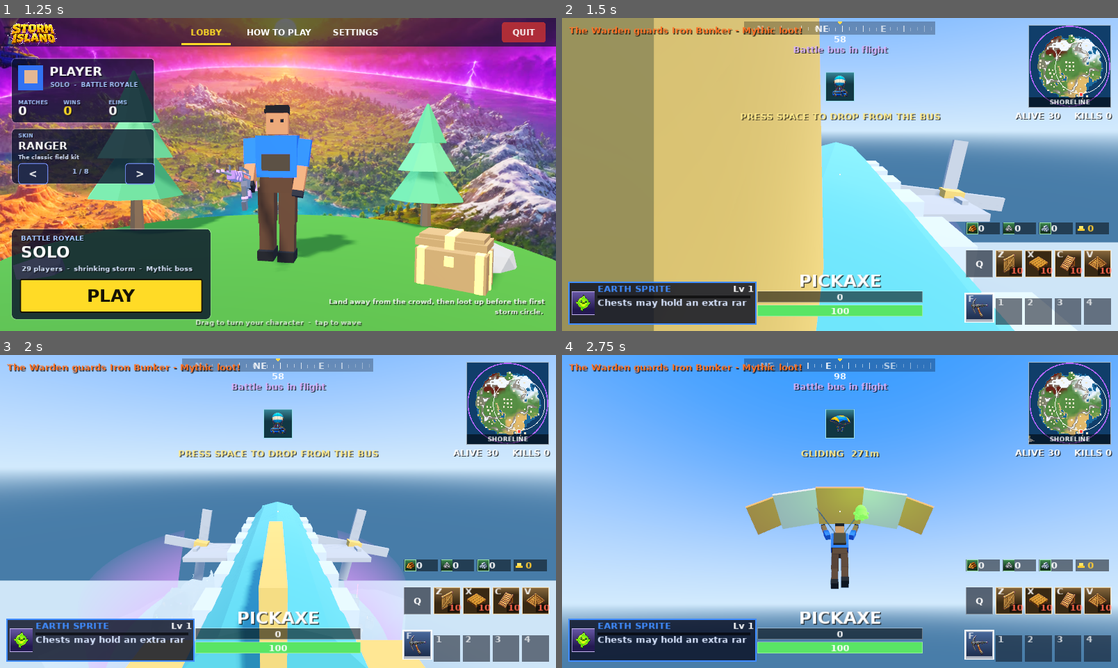
Above: before the commit, frames 1-4 (two rows, left to right).
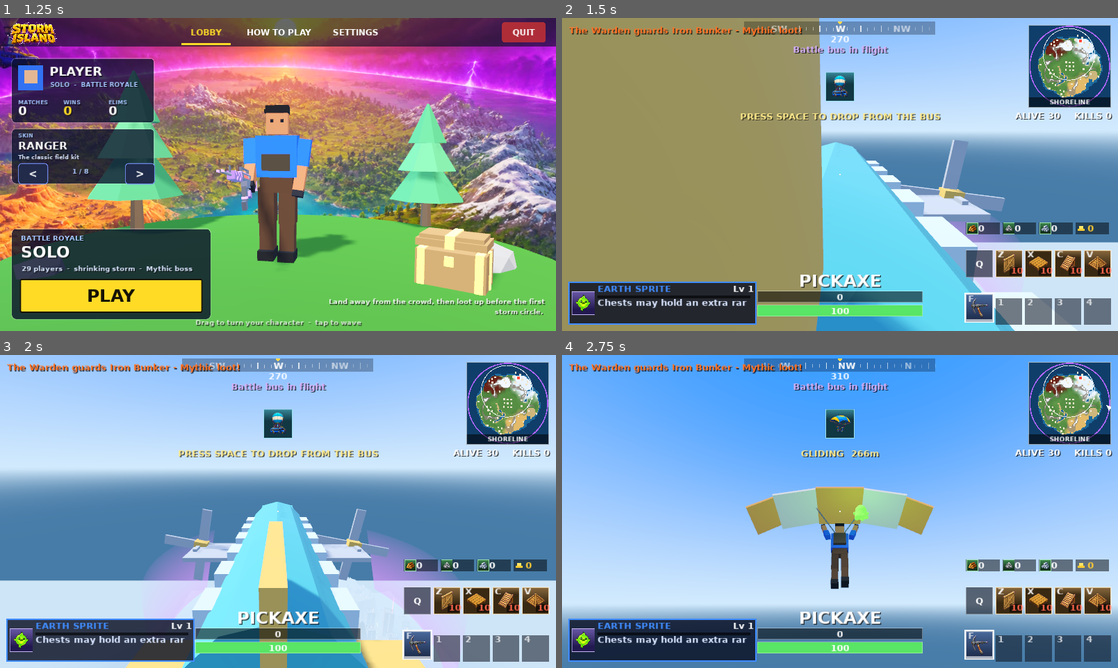
Above: after the commit, the same moments.

Repository: CoderVLSI/fortnite-claude
Game: Godot game, scene res://scenes/Main.tscn
The game is run twice, just before and just after one commit, with the same random seed, the same clock (stepped at 60 frames per second) and the same inputs.
Inputs (mouse positions are in pixels of both pictures, inside the frame that each line leads up to):
- Up to frame 1 (1.25 s): tap E (interact) at 0.5 s; move the mouse to (400, 158) at 0.52 s; hold D (move_right) from 0.53 s (still down); hold Right mouse button (aim) from 0.53 s (still down); click (400, 158) at 0.67 s; tap Space (jump) at 0.77, 1.07 s
- Up to frame 2 (1.5 s): release D (move_right) at 1.25 s; release Right mouse button (aim) at 1.25 s; click "PLAY" at 1.25 s
- Up to frame 3 (2 s): no input
- Up to frame 4 (2.75 s): tap Space (jump) at 2, 2.27, 2.57 s; move the mouse to (812, 511) at 2.02 s; hold W (move_forward) from 2.03 s (still down); tap X (build_floor) at 2.1 s

Frame 1 is identical in both runs. In frame 2, 31% of the frame differs, in the area x 16-98%, y 0-100%; in frame 3, 12%; in frame 4, 1.2%.

Commit message:
Keep beaches walkable (mountains stay inland); robust smoke tree test
Co-Authored-By: Claude Sonnet 5.5 <noreply@anthropic.com>
Claude-Session: https://claude.ai/code/session_01BQG85pk7vz8LCnTeCbPega

Diff:
--- a/scripts/Terrain.gd
+++ b/scripts/Terrain.gd
@@ -36,7 +36,7 @@
 	h -= smoothstep(0.62, 1.0, radial) * 30.0   # island falloff into the sea
 	# mountain ranges: ridged noise, only well away from the town and the coast
 	var m: float = 1.0 - abs(ridge.get_noise_2d(x, z))
-	var range_w: float = smoothstep(0.26, 0.42, radial) * (1.0 - smoothstep(0.66, 0.84, radial))
+	var range_w: float = smoothstep(0.26, 0.42, radial) * (1.0 - smoothstep(0.55, 0.72, radial))
 	h += pow(max(m - 0.72, 0.0) / 0.28, 1.4) * 38.0 * range_w
 	return h
 
--- a/tests/smoke_test.gd
+++ b/tests/smoke_test.gd
@@ -252,7 +252,18 @@
 
 	# --- pickaxe harvesting: trees give wood and get felled after 5 hits
 	var trees: Dictionary = world._props["TreeColliders"]
-	var tree_pos: Vector3 = trees.body.get_child(0).translation
+	var tree_idx := 0
+	for ti in range(trees.body.get_child_count()):       # a tree on gentle ground with no neighbour in the way
+		var tp: Vector3 = trees.body.get_child(ti).translation
+		var flat: bool = abs(world.terrain.height_at(tp.x + 2.0, tp.z) - world.terrain.height_at(tp.x - 2.0, tp.z)) < 0.8 and abs(world.terrain.height_at(tp.x, tp.z + 3.0) - world.terrain.height_at(tp.x, tp.z - 3.0)) < 1.2
+		var clear := true
+		for tj in range(trees.body.get_child_count()):
+			if tj != ti and tj < ti + 40 and tj > ti - 40 and Vector2(trees.body.get_child(tj).translation.x - tp.x, trees.body.get_child(tj).translation.z - tp.z).length() < 4.5:
+				clear = false
+		if flat and clear:
+			tree_idx = ti
+			break
+	var tree_pos: Vector3 = trees.body.get_child(tree_idx).translation
 	var wood_before: int = p.materials["wood"]
 	p.select_slot(0)
 	p.global_transform.origin = Vector3(tree_pos.x, world.terrain.height_at(tree_pos.x, tree_pos.z) + 1.0, tree_pos.z + 2.4)
@@ -274,7 +285,7 @@
 		check(abs(harvest_log[0] - 0.8) < 0.01 and harvest_log[4] == 0.0, "the tree's bar drains 80%% -> 0%% (first %.2f, last %.2f)" % [harvest_log[0], harvest_log[4]])
 	check(world.hud.hv_root.visible or world.hud._hv_t > 0.0, "the HUD shows the harvest health bar")
 	check(p.materials["wood"] > wood_before, "pickaxe harvests wood from a tree (+%d)" % (p.materials["wood"] - wood_before))
-	check(trees.hits.get(0, 0) >= 5, "tree is felled after repeated hits")
+	check(trees.hits.get(tree_idx, 0) >= 5, "tree is felled after repeated hits")
 
 	# --- chests: each variety opens and drops its contents
 	var spots := [Vector3(4, 0, 0), Vector3(-4, 0, 0), Vector3(0, 0, 5)]
